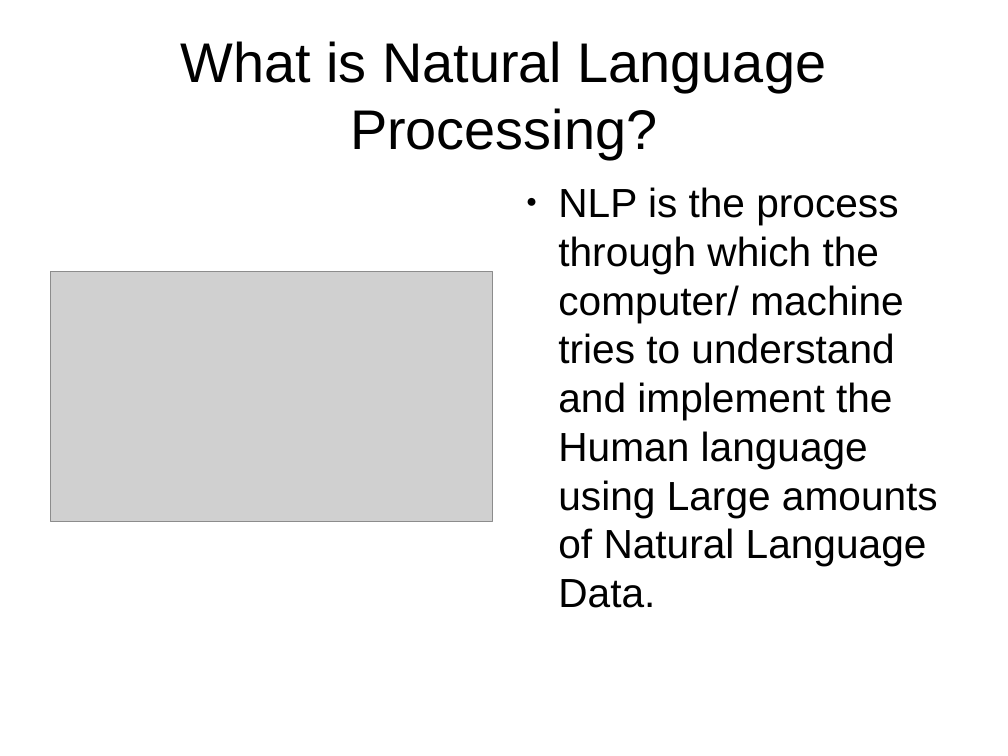
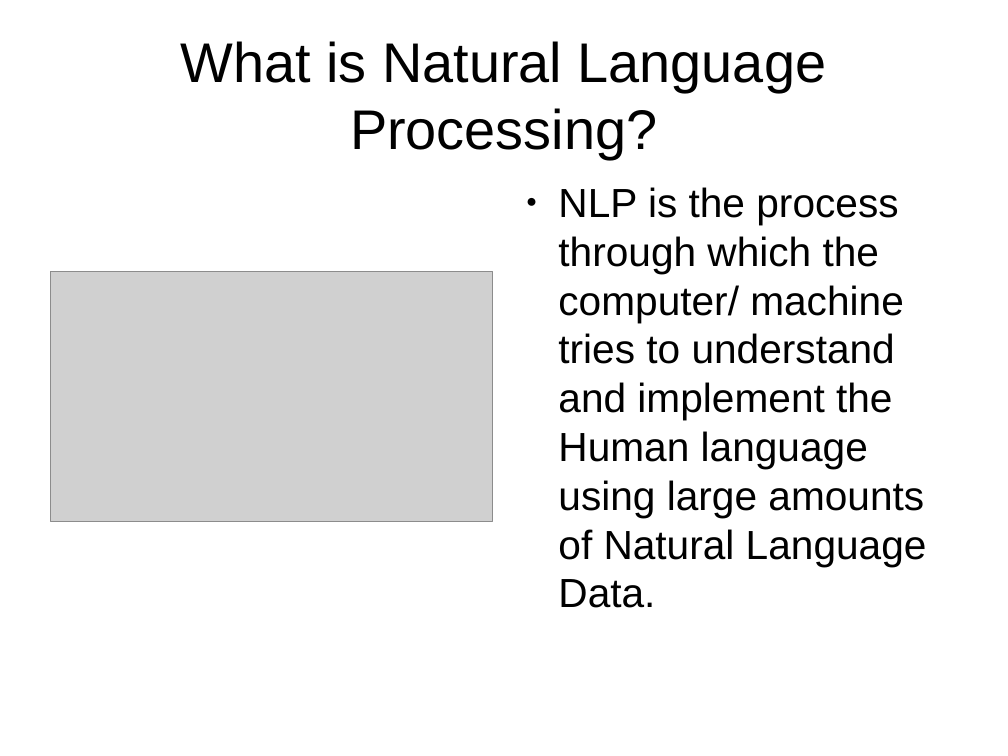
Before and after one commit to SaishaShetty/Machines-and-Sentiments, a slide deck: slide 4 of Project PPT.pptx. Drawn at 1008x756 pixels with LibreOffice and Linux fonts; fonts in the diff are those of the drawing; grey boxes stand for pictures; background and template pictures are left out. Boxes give left, top, right and bottom in pixels: in the first picture for what was removed or moved away, otherwise in the second. Text is boxed around its words. In the diff, an @@ line names an element or a change of style, - is before the commit and + after.

```diff
--- a/Project PPT.pptx
+++ b/Project PPT.pptx
@@ text at box(558, 187, 927, 608): text changed @@
-● NLP is the process through which the computer/ machine tries to understand and implement the Human language using Large amounts of Natural Language Data.
+● NLP is the process through which the computer/ machine tries to understand and implement the Human language using large amounts of Natural Language Data.
```
Also in this commit, not shown: 7 other slides changed.
